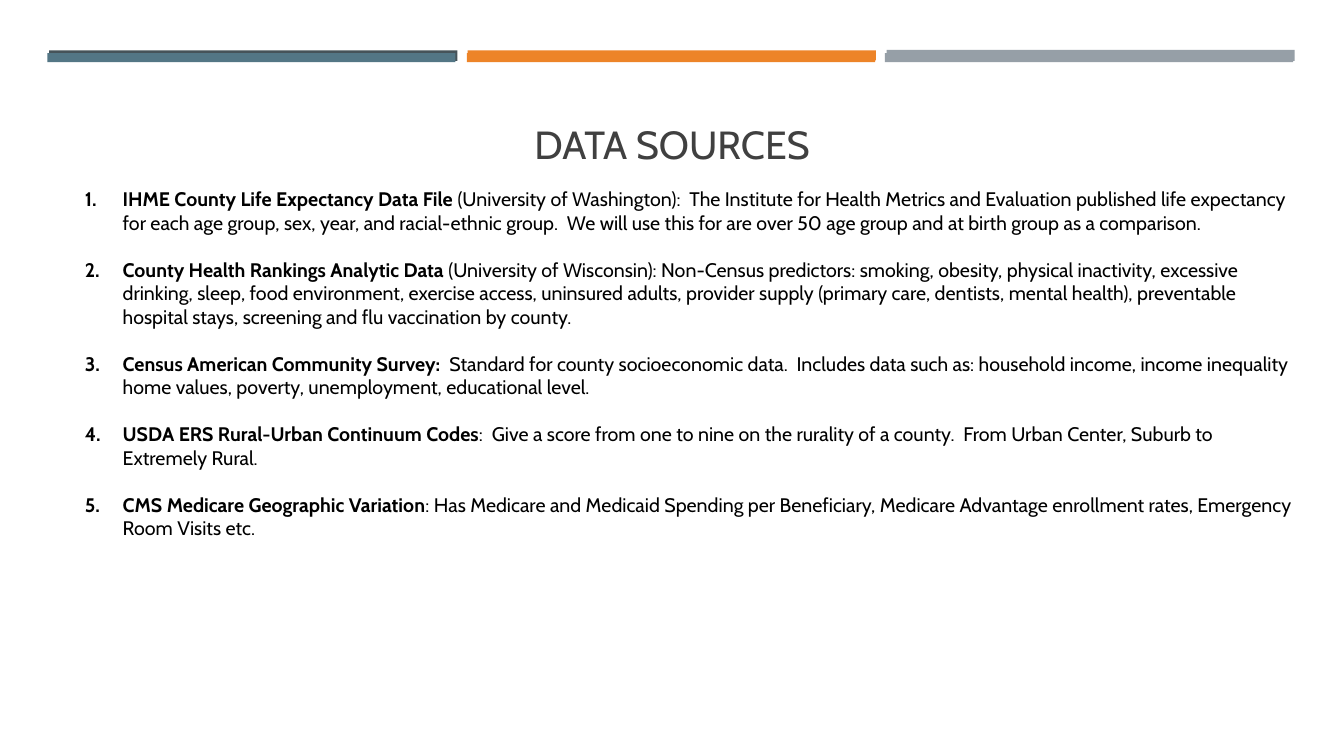
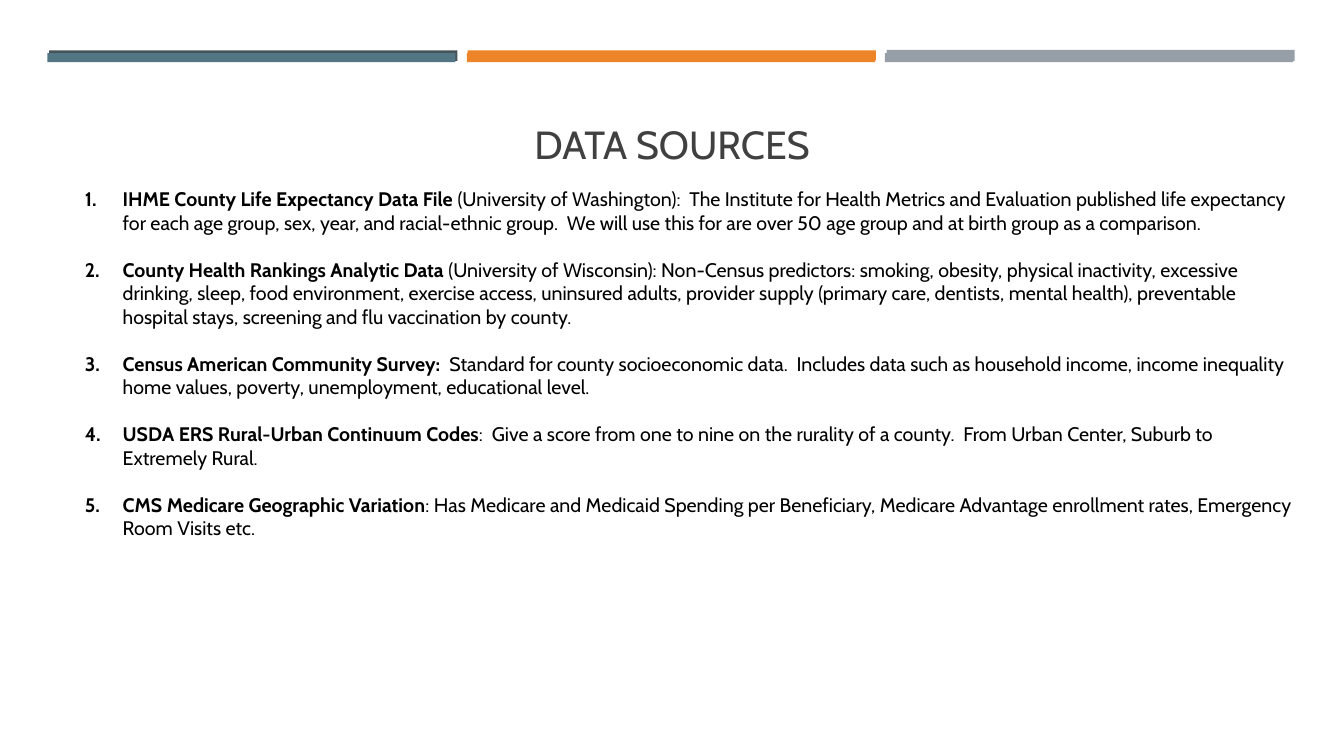
Before and after one commit to frogmantic/UMBC-DATA606-Capstone, a slide deck: slide 3 of docs/MichaelTylerData606Initial.pptx. Drawn at 1344x756 pixels with LibreOffice and Linux fonts; fonts in the diff are those of the drawing. Boxes give left, top, right and bottom in pixels: in the first picture for what was removed or moved away, otherwise in the second. Text is boxed around its words. In the diff, an @@ line names an element or a change of style, - is before the commit and + after.

Commit message:
Added Data Loader

```diff
--- a/docs/MichaelTylerData606Initial.pptx
+++ b/docs/MichaelTylerData606Initial.pptx
@@ text at [123, 356, 1284, 399]: text changed @@
-3. Census American Community Survey: Standard for county socioeconomic data. Includes data such as: household income, income inequality home values, poverty, unemployment, educational level.
+3. Census American Community Survey: Standard for county socioeconomic data. Includes data such as household income, income inequality home values, poverty, unemployment, educational level.
```
Also in this commit, not shown: 1 other slide changed, 9 other files.
